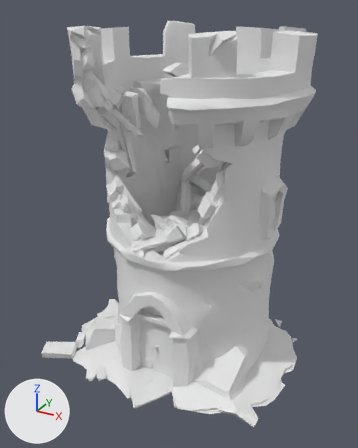
The glTF model Entities/Ambiente_Torre/TORRE.glb, before and after one commit.
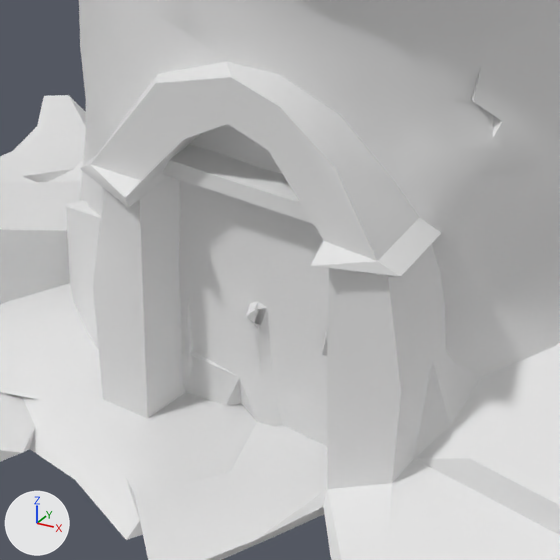
Old and new are each drawn whole from a 50 mm lens placed at (0.664, -1.231, 1.042), pointed at (0.003, -0.028, 0.44) and again close up on the part from 28% to 63% of the width and 62% to 90% of the height. Lighting does not change. The marker at lower left points along +X, +Y and +Z. The last two pictures show the newer version. Where no turn or scale is listed for an object, it has been applied to the vertices.

Objects in the first close-up: 'TORRE'.
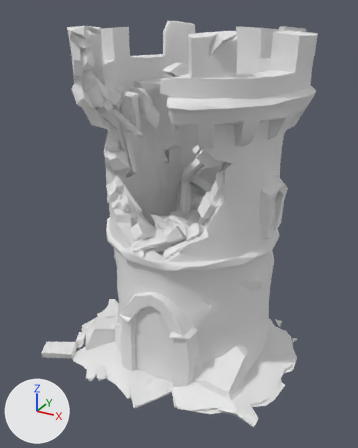
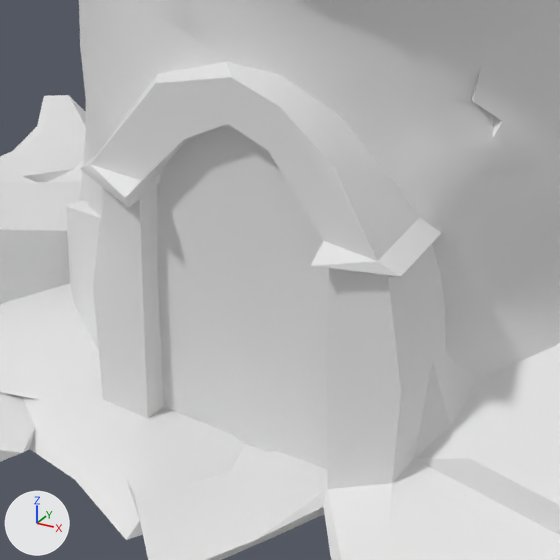
Where the change shows, as pixel boxes (x1, y1, x2, y2) in the close-ups (560 x 560 px):
'PLANO_ILUMINADO', added: after (157, 124, 329, 469)

The change, as a diff of the scene's bpy script:
```diff
--- a/Entities/Ambiente_Torre/TORRE.glb.py
+++ b/Entities/Ambiente_Torre/TORRE.glb.py
@@ me_plane @@
+me_plane.from_pydata([(-0.04, 0.0, 0.259), (-0.06, 0.0, 0.012), (0.09, 0.0, 0.263), (0.133, 0.0, 0.012), (0.025, 0.0, 0.283), (0.037, 0.0, 0.012)], [], [(4, 5, 3), (4, 3, 2), (0, 1, 5), (0, 5, 4)])
@@ ob_plano_iluminado @@
+ob_plano_iluminado = bpy.data.objects.new('PLANO_ILUMINADO', me_plane)
+ob_plano_iluminado.location = (0.0, -0.2213, 0.0)
```
